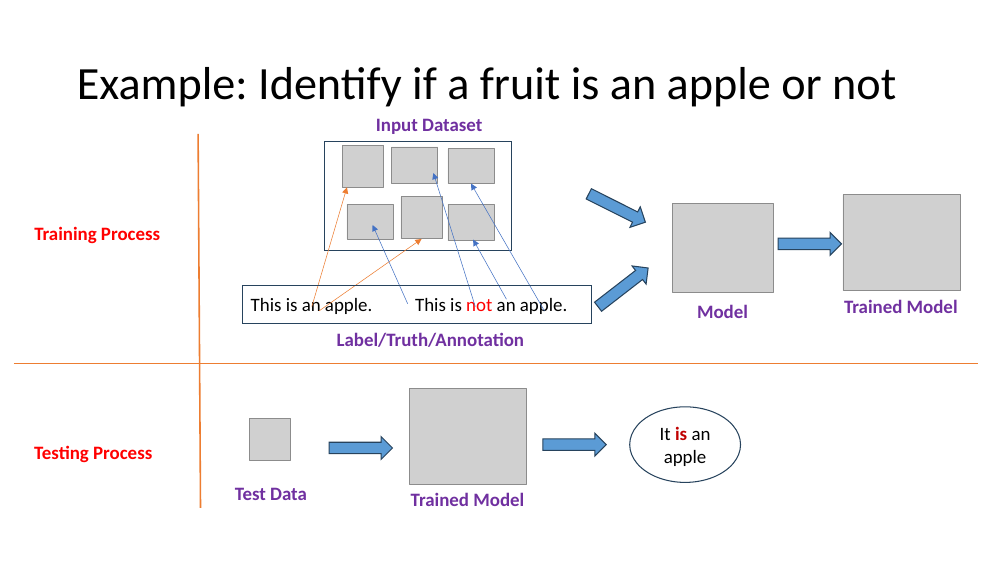
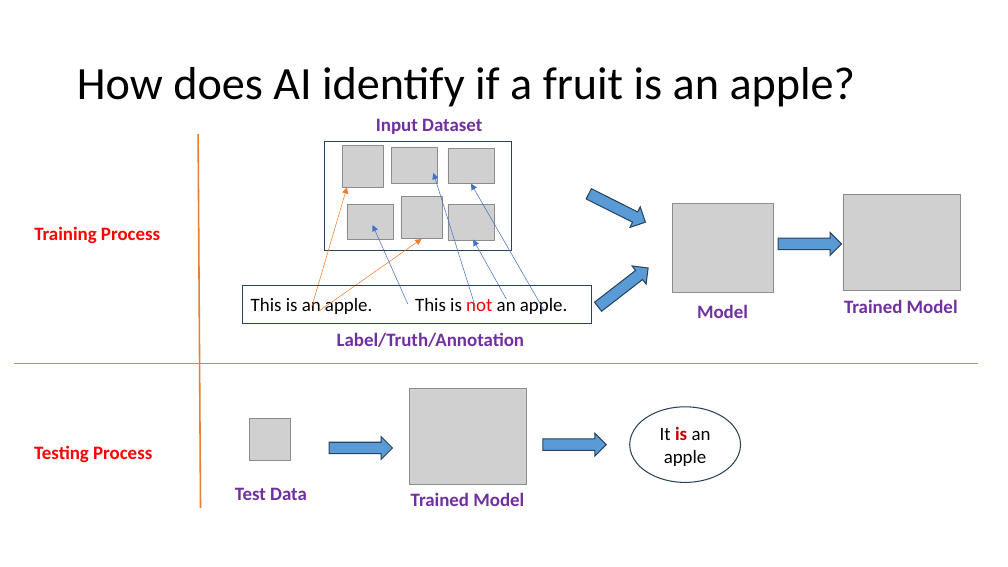
Before and after one commit to frankwxu/digital-forensics-lab, a slide deck: slide 9 of AI4Forensics/IP_Identifier_Fine_Tuning/IP_Identifer_Fine_Tuning.pptx (slide 7 before the commit). Drawn at 1008x567 pixels with LibreOffice and Linux fonts; fonts in the diff are those of the drawing; grey boxes stand for pictures; background and template pictures are left out. Boxes give left, top, right and bottom in pixels: in the first picture for what was removed or moved away, otherwise in the second. Text is boxed around its words. In the diff, an @@ line names an element or a change of style, - is before the commit and + after.

```diff
--- a/AI4Forensics/IP_Identifier_Fine_Tuning/IP_Identifer_Fine_Tuning.pptx
+++ b/AI4Forensics/IP_Identifier_Fine_Tuning/IP_Identifer_Fine_Tuning.pptx
@@ title at (x1=77, y1=67, x2=856, y2=107): text changed @@
-Example: Identify if a fruit is an apple or not
+How does AI identify if a fruit is an apple?
```
Also in this commit, not shown: 8 other slides changed, 19 slides added, 2 slides removed, 4 other files.
